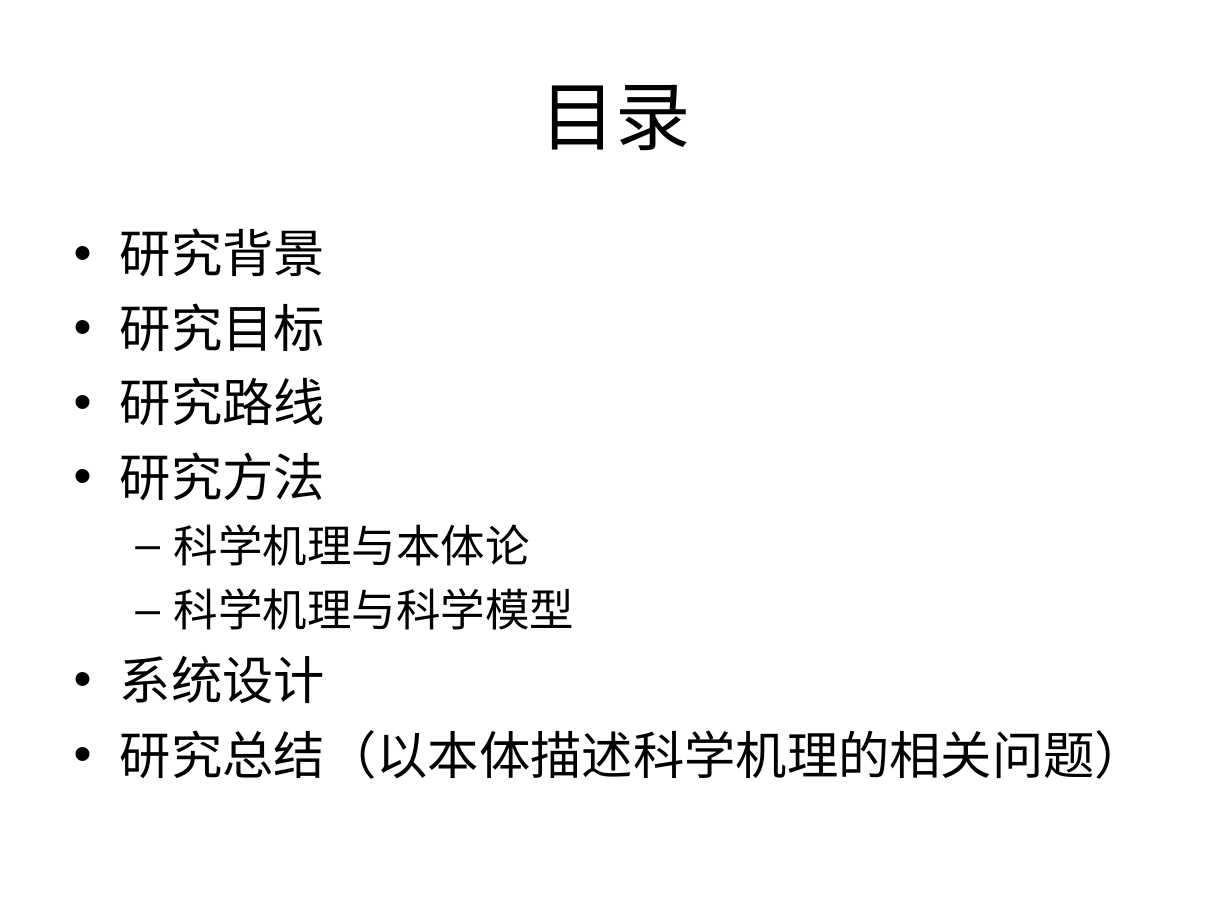
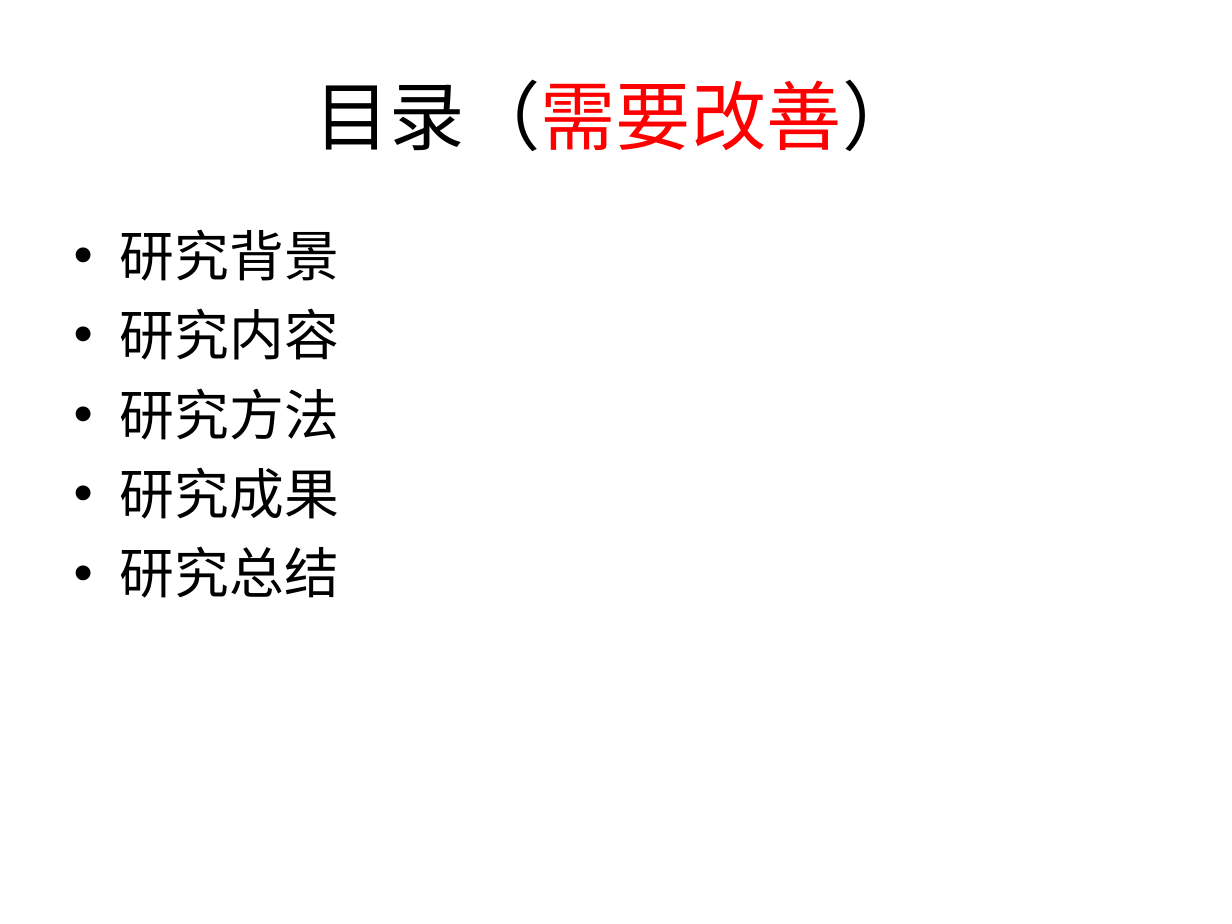
Before and after one commit to Nookleptia/qianmen3d, a slide deck: slide 2 of 毕设文件/毕设提纲.ppt. Drawn at 1232x924 pixels with LibreOffice and Linux fonts; fonts in the diff are those of the drawing. Boxes give left, top, right and bottom in pixels: in the first picture for what was removed or moved away, otherwise in the second. Text is boxed around its words. In the diff, an @@ line names an element or a change of style, - is before the commit and + after.

```diff
--- a/毕设文件/毕设提纲.ppt
+++ b/毕设文件/毕设提纲.ppt
@@ title at [315,79,918,151]: text changed @@
-目录
+目录（需要改善）
@@ text at [120,229,339,440]: size 30 to 32 pt in "研究背景", "研究方法" @@
@@ text at [120,308,339,360]: text changed; size 30 to 32 pt @@
-• 研究目标
-• 研究路线
+• 研究内容
@@ text at [120,467,339,598]: text changed; size 30 to 32 pt @@
-  – 科学机理与本体论
-  – 科学机理与科学模型
-• 系统设计
-• 研究总结（以本体描述科学机理的相关问题）
+• 研究成果
+• 研究总结
```
Also in this commit, not shown: 26 other slides changed, 9 slides added, 6 slides removed, 2 other files.
